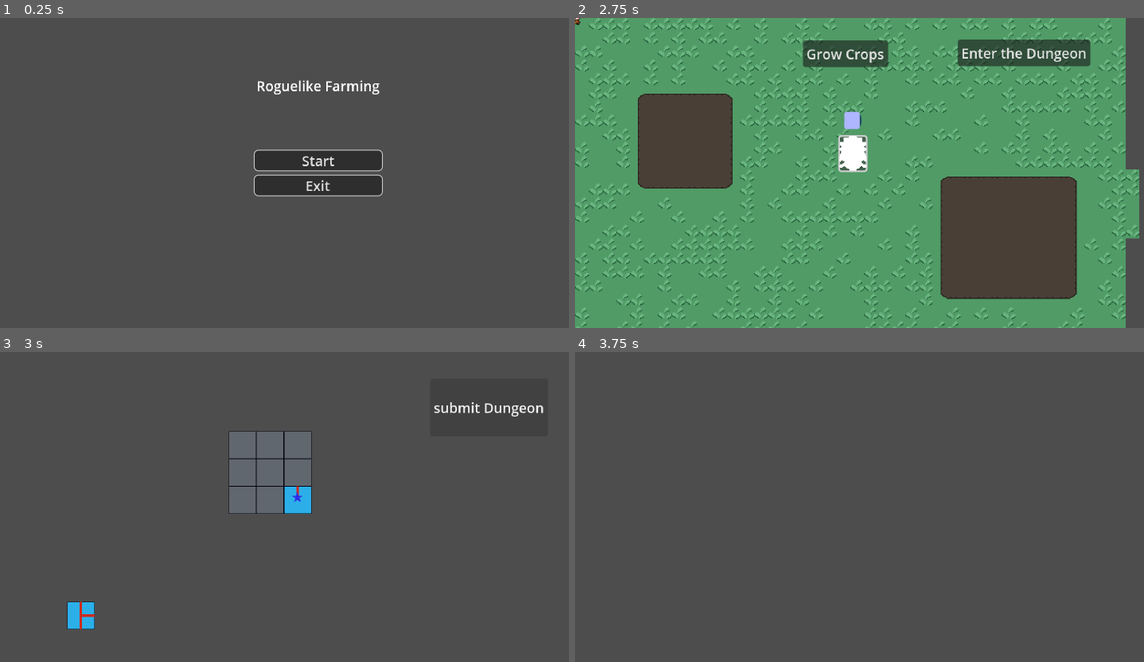
Above: before the commit, frames 1-4 (two rows, left to right).
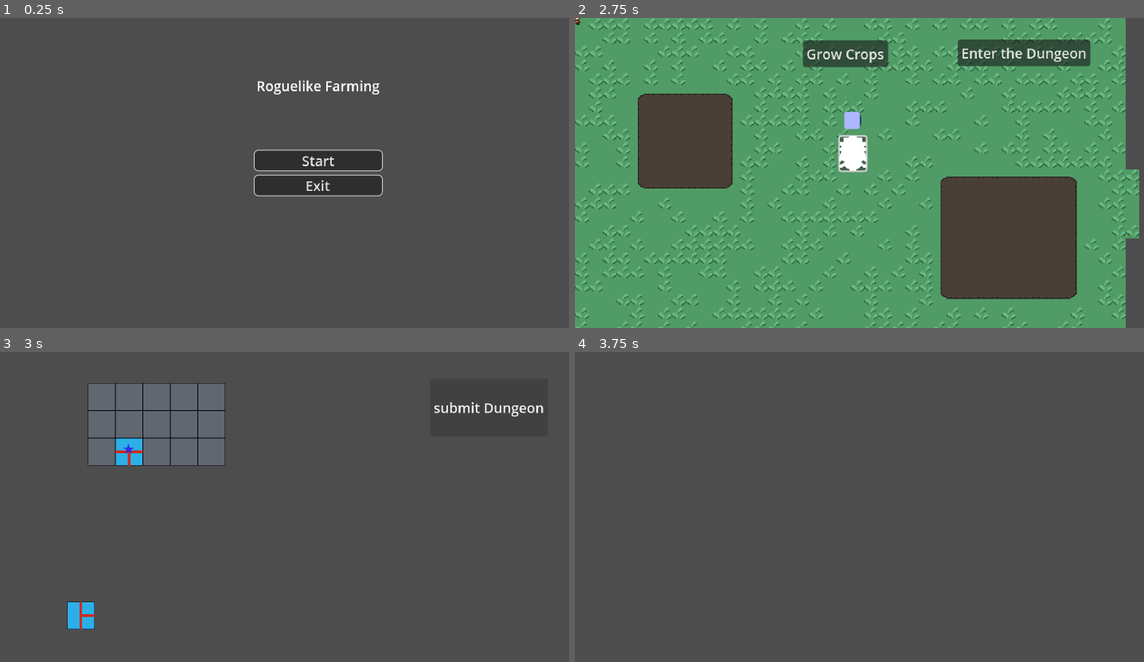
Above: after the commit, the same moments.

Repository: Chikenscreed/roguelike-farming
Game: Godot game, scene res://Scenes/main_menu.tscn
The game is run twice, just before and just after one commit, with the same random seed, the same clock (stepped at 60 frames per second) and the same inputs. The engine's default icon, where the game draws it, is replaced by a stand-in: a white triangle on a blue panel in a dark square.
Inputs (mouse positions are in pixels of both pictures, inside the frame that each line leads up to):
- Up to frame 1 (0.25 s): no input
- Up to frame 2 (2.75 s): click "Start" at 0.5 s; click "Grow Crops" at 1.25 s; click (853, 154) at 2.02 s
- Up to frame 3 (3 s): click "Enter the Dungeon" at 2.75 s
- Up to frame 4 (3.75 s): click "submit Dungeon" at 3.5 s

Frames 1-2 are identical in both runs. In frame 3, 10% of the frame differs, in the area x 15-55%, y 10-53%; in frame 4, nothing differs.
Error in both runs: Invalid call. Nonexistent function 'makePlayable' in base 'Nil'. (res://Scripts/DungeonThings/dungeon_manager.gd:118)

Commit message:
entrance is now generated randomly

Diff:
--- a/roguelike-farming/Scenes/DungeonThings/build_dungeon_screen.tscn
+++ b/roguelike-farming/Scenes/DungeonThings/build_dungeon_screen.tscn
@@ -6,7 +6,7 @@
 [ext_resource type="Script" uid="uid://fj0p44iwfaup" path="res://Scripts/DungeonThings/Resources/Tile.gd" id="5_56aqq"]
 [ext_resource type="Texture2D" uid="uid://d02bahh1vu8m4" path="res://Sprites/dungeonSprites/Tiles/TilePreviews/baseBackground.png" id="5_ge5sd"]
 [ext_resource type="Script" uid="uid://hbkxdkqw2m7c" path="res://Scripts/DungeonThings/Resources/TileStyle.gd" id="6_56aqq"]
-[ext_resource type="Resource" uid="uid://dats1nuyd2ltt" path="res://Resources/exitTile.tres" id="7_56aqq"]
+[ext_resource type="PackedScene" uid="uid://bt5c4ofynwdn8" path="res://Scenes/DungeonThings/dungeon_frame.tscn" id="7_56aqq"]
 
 [sub_resource type="Resource" id="Resource_56aqq"]
 resource_local_to_scene = true
@@ -38,50 +38,6 @@
 position = Vector2(94, 306)
 tileData = SubResource("Resource_c3imi")
 
-[node name="TileFrame2" type="Control" parent="."]
-anchors_preset = 0
-offset_right = 40.0
-offset_bottom = 40.0
-mouse_filter = 1
-
-[node name="FrameTileSlot" parent="TileFrame2" instance=ExtResource("1_osag5")]
-position = Vector2(282, 108)
-mapSlot = true
-
-[node name="FrameTileSlot2" parent="TileFrame2" instance=ExtResource("1_osag5")]
-position = Vector2(314, 108)
-mapSlot = true
-
-[node name="FrameTileSlot3" parent="TileFrame2" instance=ExtResource("1_osag5")]
-position = Vector2(346, 108)
-mapSlot = true
-
-[node name="FrameTileSlot4" parent="TileFrame2" instance=ExtResource("1_osag5")]
-position = Vector2(282, 140)
-mapSlot = true
-
-[node name="FrameTileSlot5" parent="TileFrame2" instance=ExtResource("1_osag5")]
-position = Vector2(314, 140)
-mapSlot = true
-
-[node name="FrameTileSlot6" parent="TileFrame2" instance=ExtResource("1_osag5")]
-position = Vector2(346, 140)
-mapSlot = true
-
-[node name="FrameTileSlot7" parent="TileFrame2" instance=ExtResource("1_osag5")]
-position = Vector2(282, 172)
-mapSlot = true
-
-[node name="FrameTileSlot8" parent="TileFrame2" instance=ExtResource("1_osag5")]
-position = Vector2(314, 172)
-mapSlot = true
-
-[node name="FrameTileSlot9" parent="TileFrame2" instance=ExtResource("1_osag5")]
-position = Vector2(346, 172)
-mapSlot = true
-pregeneratedTile = true
-tileData = ExtResource("7_56aqq")
-
 [node name="Button" type="Button" parent="."]
 layout_mode = 0
 offset_left = 500.0
@@ -90,4 +46,8 @@
 offset_bottom = 98.0
 text = "submit Dungeon"
 
+[node name="DungeonFrame" parent="." instance=ExtResource("7_56aqq")]
+position = Vector2(102, 36)
+dimensions = Vector2i(5, 3)
+
 [connection signal="pressed" from="Button" to="." method="_on_button_pressed"]
--- /dev/null
+++ b/roguelike-farming/Scenes/DungeonThings/dungeon_frame.tscn
@@ -0,0 +1,9 @@
+[gd_scene load_steps=3 format=3 uid="uid://bt5c4ofynwdn8"]
+
+[ext_resource type="Script" uid="uid://dwbhk1wn8t8i5" path="res://dungeon_frame.gd" id="1_gvvra"]
+[ext_resource type="PackedScene" uid="uid://bpu63gkkg4cjy" path="res://Scenes/DungeonThings/mapTile.tscn" id="2_nobia"]
+
+[node name="DungeonFrame" type="Node2D"]
+script = ExtResource("1_gvvra")
+dimensions = Vector2i(3, 3)
+mapTileSceen = ExtResource("2_nobia")
--- a/roguelike-farming/Scripts/DungeonThings/build_dungeon_screen.gd
+++ b/roguelike-farming/Scripts/DungeonThings/build_dungeon_screen.gd
@@ -1,9 +1,9 @@
 extends Control
 
 
-@onready var tile_frame_2: Control = $TileFrame2
 
 signal exportAllRooms(dict: Dictionary)
+@onready var dungeon_frame: DungeonFrame = $DungeonFrame
 
 
 # Called when the node enters the scene tree for the first time.
@@ -69,10 +69,10 @@
 	var allRooms: Dictionary = {}
 	var x: int = 0
 	var y: int = 0
-	for room in tile_frame_2.get_children():
+	for room in dungeon_frame.get_children():
 		room = room as MapTile
-		x = counter / 3
-		y = counter % 3
+		x = counter / dungeon_frame.dimensions.x
+		y = counter % dungeon_frame.dimensions.y
 		allRooms.set(Vector2(x,y), room.tileData)
 		counter += 1
 	exportAllRooms.emit(allRooms)
--- /dev/null
+++ b/roguelike-farming/dungeon_frame.gd
@@ -0,0 +1,74 @@
+class_name DungeonFrame
+extends Node2D
+
+
+@export var dimensions: Vector2i
+@export var mapTileSceen: PackedScene
+var sizeOfTile: int = 32
+@export var allRooms: Dictionary = {}
+
+
+# Called when the node enters the scene tree for the first time.
+func _ready() -> void:
+	placeHolderSlots()
+	placeExit()
+
+func placeHolderSlots() -> void:
+	var currentX: int = sizeOfTile/2
+	var currentY: int = sizeOfTile/2
+	for numY in dimensions.y:
+		currentX = sizeOfTile / 2
+		for numX in dimensions.x:
+			var tile = mapTileSceen.instantiate()
+			allRooms.set(Vector2i(numX, numY), tile)
+			add_child(tile)
+			tile.mapSlot = true
+			tile.position = Vector2i(currentX, currentY)
+			currentX += sizeOfTile
+		currentY += sizeOfTile
+
+func placeExit() -> void:
+	var indicator = Vector2i(randi_range(0,dimensions.x-1), randi_range(0,dimensions.y-1))
+	var exitTileData = Tile_Data.new()
+	var exitextra = preload("res://Resources/DungeonExtras/exit.tres")
+	var baseStyle = preload("res://Resources/baseStyle.tres")
+	exitTileData.extras.append(exitextra)
+	exitTileData.tileStyle = baseStyle
+	var selectedTile = allRooms.get(indicator) as MapTile
+	exitTileData.currentEntrances =  generateEntrances()
+	while( !checkPlacement(indicator, exitTileData)):
+		exitTileData.currentEntrances = generateEntrances()
+	selectedTile.setTile(exitTileData)
+
+func generateEntrances() -> int:
+	return randi_range(1,15)
+
+
+func checkPlacement(pos: Vector2i, currEntrances: Tile_Data) -> bool:
+	var indexY = dimensions.y-1
+	var indexX = dimensions.x -1
+	match pos.y:
+		0:
+			if(pos.x != 0 && pos.x != indexX):
+				return currEntrances.isSouth() || currEntrances.isEast() || currEntrances.isWest()
+			else:
+				if(pos.x == 0):
+					return currEntrances.isEast() || currEntrances.isSouth()
+				elif(pos.x == indexX):
+					return currEntrances.isSouth() || currEntrances.isWest()
+		indexY:
+			if(pos.x != 0 && pos.x != indexX):
+				return currEntrances.isNorth() || currEntrances.isWest() || currEntrances.isEast()
+			else:
+				if(pos.x == 0):
+					return currEntrances.isNorth() || currEntrances.isEast()
+				if(pos.x == indexX):
+					return currEntrances.isWest() || currEntrances.isNorth()
+		_:
+			if (pos.x == 0):
+				return currEntrances.isEast() || currEntrances.isSouth() || currEntrances.isNorth()
+			elif (pos.x == indexX):
+				return currEntrances.isWest() || currEntrances.isSouth() || currEntrances.isNorth()
+			else:
+				return true
+	return false
Binary file removed: roguelike-farming/Sprites/dungeonSprites/DungeonSpriteSheet16x16.png
Not shown, removed: roguelike-farming/Sprites/dungeonSprites/DungeonSpriteSheet16x16.png.import
Not shown, added: roguelike-farming/dungeon_frame.gd.uid
